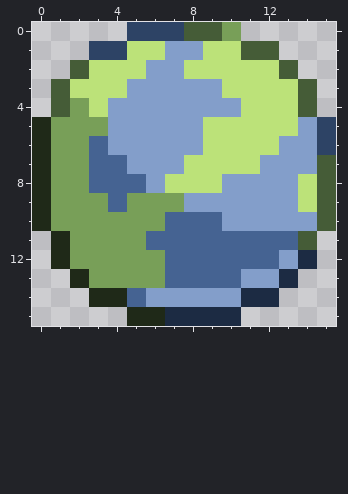
Pixel-art sprite: precursorracekrakoth_arcanapatch/objects/atprk_relicseeker/atprk_planetpins/atprk_arcanawindsweptpin.png. Above, as it was before the edit.
The file is 16x16 pixels.
After:
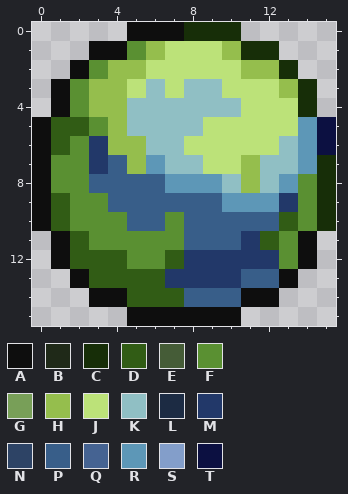
Palette (. is transparent): A #0e0e0e  B #1f2918  C #172e08  D #315c15  E #455c37  F #5a9032  G #789f58  H #95be4d  J #bce279  K #90bfc4  L #1c2b43  M #223869  N #2d4365  P #385e89  Q #456392  R #5d97b7  S #839eca  T #0c1041
The edit:
Changed rows in their new state; - is an unchanged pixel.
first column x 0:
 0 -----AAACCC-----
 1 ---AAFHJJ-HCC---
 2 --AFHHJJ---HHC--
 3 -AFHHJKJKK---HC-
 4 -AFHHKKKKKK---C-
 5 ADDFHKKKK-----RT
 6 ADFMHHKKJ----KRT
 7 AFFMPHRKK--HKKRC
 8 AFFPPPPRRRKHKRFC
 9 ADFFPPPPPPRRRMFC
10 ADFFFPPFPPPPPDFC
11 -ADFFFFFPPPMDFA-
12 -ADDDFFDMMMMMFA-
13 --ADDDDMMMMPPA--
14 ---AADDDPPPAA---
15 -----AAAAAA-----
Changed places in both pictures, as pixel boxes (x1, y1, x2, y2):
changed: (32, 22, 336, 326)
